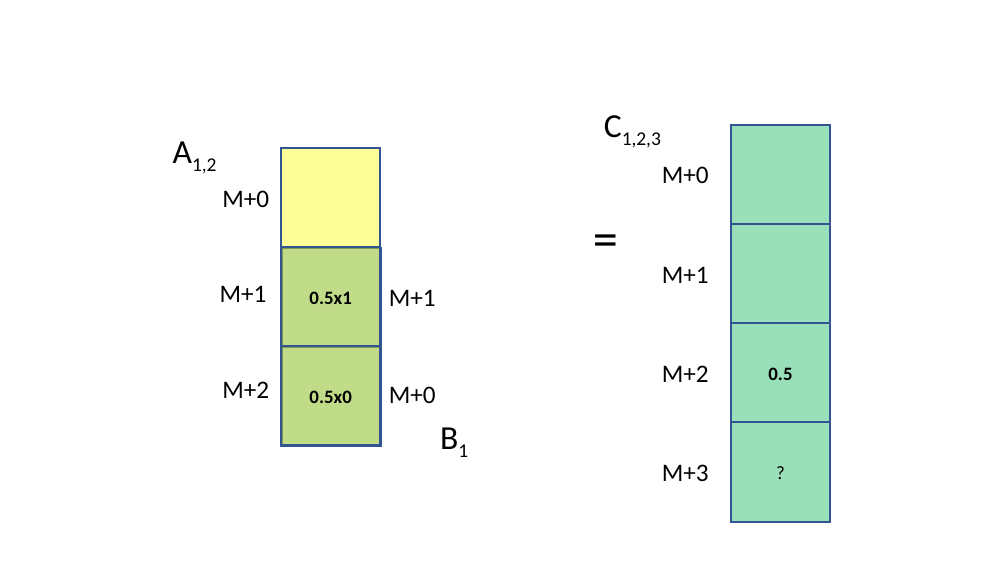
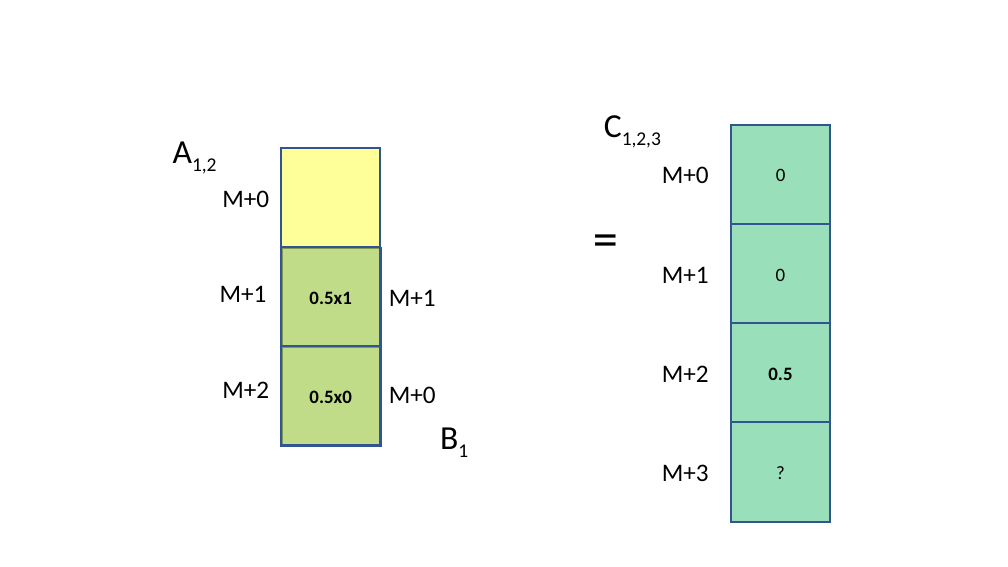
Before and after one commit to AgileBioFoundry/EMSL-Summer-School-2021-fluxomics, a slide deck: slide 5 of ConvolutionAnimation.pptx. Drawn at 1008x567 pixels with LibreOffice and Linux fonts; fonts in the diff are those of the drawing. Boxes give left, top, right and bottom in pixels: in the first picture for what was removed or moved away, otherwise in the second. Text is boxed around its words. In the diff, an @@ line names an element or a change of style, - is before the commit and + after.

```diff
--- a/ConvolutionAnimation.pptx
+++ b/ConvolutionAnimation.pptx
@@ text in rectangle at [776, 168, 786, 181]: text added @@
+0
@@ text in rectangle at [776, 268, 786, 281]: text added @@
+0
```
Also in this commit, not shown: 3 other slides changed, 2 other files.
